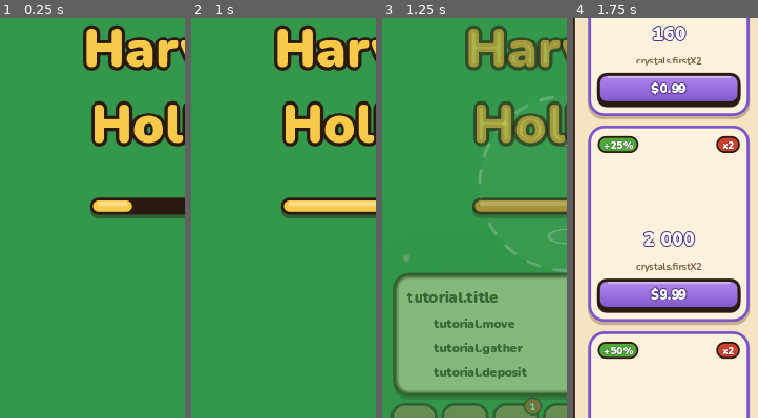
Above: before the commit, frames 1-4 (left to right).
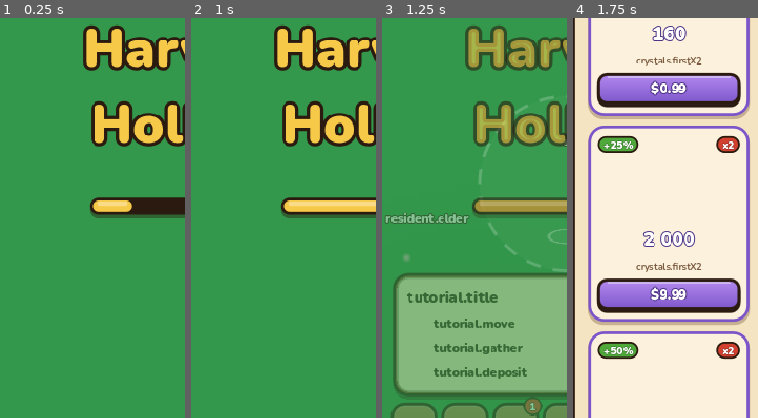
Above: after the commit, the same moments.

Repository: BaturinIgor/GameFarm
Game: Godot game, scene res://scenes/splash.tscn
The game is run twice, just before and just after one commit, with the same random seed, the same clock (stepped at 60 frames per second) and the same inputs.
Inputs (mouse positions are % of the whole screen's width and height, from its top left):
- Up to frame 1 (0.25 s): no input
- Up to frame 2 (1 s): tap Enter at 0.5 s; move the mouse to (72, 45) at 0.52 s; click (72, 45) at 0.67 s
- Up to frame 3 (1.25 s): no input
- Up to frame 4 (1.75 s): click (75, 3) at 1.27 s
The pictures show only the part of the screen within x 0-50%, y 44-94%; the shares and areas given below are measured in that part.

Frames 1-2 are identical in both runs. In frame 3, 1.0% of the frame differs, in the area x 1-48%, y 48-52%; in frame 4, nothing differs.

Commit message:
Ткацкая, ювелирная, академия с исследованиями, сюжет старейшины по планетам (без переводов)
Co-Authored-By: Claude Opus 5.5 <noreply@anthropic.com>
Claude-Session: https://claude.ai/code/session_01KB9UT2PnJvNq3jxcqRz319

Diff:
--- a/godot/scripts/core/game.gd
+++ b/godot/scripts/core/game.gd
@@ -42,11 +42,12 @@
 var residents := ResidentSystem.new()
 var raids := RaidSystem.new()
 var wild := WildSystem.new()
+var academy := AcademySystem.new()
 
 ## Все системы по порядку: для значений по умолчанию и событий.
 var systems: Array:
 	get: return [talents, workshop, animals, quests, house, garden, combat, dungeons, events, collection, legacy, premium, shop,
-		world_map, estate, daily, residents, raids, wild]
+		world_map, estate, daily, residents, raids, wild, academy]
 ## Где появиться после перехода через проход (id прохода).
 var arrival_gate := ""
 ## В доме: у какой станции появиться (exit, up, down); на лугу - у двери дома.
--- /dev/null
+++ b/godot/scripts/data/academy.gd
@@ -0,0 +1,44 @@
+class_name Academy
+## Академия (документ "Новая экономика"): исследования - бонусы усадьбы, изучаются по таймеру по одному.
+## Потолок уровня исследования - половина уровня академии (округлённая вверх), не больше 10.
+
+const IDS := ["build", "storage", "orders", "towers", "squads"]
+const MAX := 10
+## Значок и шаг бонуса за уровень (доля).
+const SPECS := {
+	"build": {"icon": "hammer", "step": -0.05},
+	"storage": {"icon": "chest", "step": 0.05},
+	"orders": {"icon": "coins", "step": 0.05},
+	"towers": {"icon": "sword", "step": 0.08},
+	"squads": {"icon": "compass", "step": -0.05},
+}
+
+
+static func name_of(id: String) -> String:
+	return L.t("academy." + id)
+
+
+static func icon(id: String) -> String:
+	return str(SPECS[id]["icon"])
+
+
+## Множитель бонуса на уровне n (время - меньше 1, остальное - больше 1).
+static func mult_at(id: String, n: int) -> float:
+	return 1.0 + float(SPECS[id]["step"]) * float(n)
+
+
+## Бонус в процентах для подписи: "-15%" или "+15%".
+static func percent(id: String, n: int) -> String:
+	var p := int(round(float(SPECS[id]["step"]) * float(n) * 100.0))
+	return ("+%d%%" if p >= 0 else "%d%%") % p
+
+
+## Цена уровня n: как стройка академии на несколько уровней выше.
+static func cost(n: int) -> Dictionary:
+	return Estate.build_cost("academy", n + 2)
+
+
+## Время изучения уровня n в секундах (не ускоряется собственным исследованием стройки).
+static func seconds(n: int) -> float:
+	var m := float(n + 2)
+	return (0.5 * pow(m, 3.0) + m) * 60.0 * 0.8
--- a/godot/scripts/data/estate.gd
+++ b/godot/scripts/data/estate.gd
@@ -4,7 +4,7 @@
 ## Здание работает не выше уровня (уровень героя / 3 + 1) - так после перерождения доход растёт заново.
 
 ## Порядок - как в окне усадьбы.
-const IDS := ["main", "storage", "barn", "board", "sawmill", "mill", "kiln", "smelter", "tower", "wall", "camp"]
+const IDS := ["main", "storage", "barn", "board", "sawmill", "mill", "kiln", "smelter", "loom", "academy", "jeweler", "tower", "wall", "camp"]
 
 ## hero - с какого уровня героя открывается, time/cost - множители времени и цены, max - потолок уровня,
 ## sprite - картинка из пака, recipes - что производит (первый рецепт - по умолчанию).
@@ -17,6 +17,10 @@
 	"mill": {"hero": 5, "time": 1.0, "cost": 1.0, "max": 20, "sprite": "windmill", "recipes": ["flour", "oil"]},
 	"kiln": {"hero": 6, "time": 1.0, "cost": 1.0, "max": 20, "sprite": "clay_pit", "recipes": ["brick", "lime"]},
 	"smelter": {"hero": 9, "time": 1.1, "cost": 1.1, "max": 20, "sprite": "anvil", "recipes": ["iron_bar", "gold_bar"]},
+	"loom": {"hero": 12, "time": 1.0, "cost": 1.1, "max": 20, "sprite": "stall", "recipes": ["cloth", "silk"]},
+	# Академия: исследования - бонусы усадьбы по таймеру (Academy)
+	"academy": {"hero": 15, "time": 1.2, "cost": 1.3, "max": 20, "sprite": "greenhouse"},
+	"jeweler": {"hero": 25, "time": 1.2, "cost": 1.3, "max": 20, "sprite": "stall_purple", "recipes": ["cut_gem", "jewel"]},
 	# Защита от набегов: свои рисунки (tools/make_defense_art.py)
 	"tower": {"hero": 10, "time": 1.0, "cost": 1.1, "max": 20, "sprite": "tower"},
 	"wall": {"hero": 10, "time": 0.9, "cost": 0.9, "max": 20, "sprite": "palisade"},
@@ -34,8 +38,12 @@
 	"gold_bar": [["gold", 3], ["coal", 1]],
 	"flour": [["wheat", 4]],
 	"oil": [["sunflower", 2]],
+	"cloth": [["wool", 3]],
+	"silk": [["cloud", 2], ["wool", 2]],
+	"cut_gem": [["diamond", 2]],
+	"jewel": [["gold_bar", 1], ["amber", 1]],
 }
-const GOODS := ["planks", "slats", "brick", "lime", "iron_bar", "gold_bar", "flour", "oil"]
+const GOODS := ["planks", "slats", "brick", "lime", "iron_bar", "gold_bar", "flour", "oil", "cloth", "silk", "cut_gem", "jewel"]
 const MARKUP := 1.25
 ## С какого уровня стройки нужны редкие материалы диких земель.
 const RARE_FROM := [["copper", 12], ["amber", 15], ["amethyst", 17], ["emerald", 19]]
@@ -99,7 +107,7 @@
 ## Время стройки уровня n в секундах.
 static func build_seconds(id: String, n: int) -> float:
 	var k := float(spec(id).get("time", 1.0))
-	return (0.5 * pow(float(n), 3.0) + float(n)) * 60.0 * k
+	return (0.5 * pow(float(n), 3.0) + float(n)) * 60.0 * k * Game.academy.mult("build")
 
 
 ## Ценность стройки уровня n (монеты + товары).
--- a/godot/scripts/data/res.gd
+++ b/godot/scripts/data/res.gd
@@ -11,7 +11,7 @@
 	"wheat", "tomato", "potato", "strawberry", "corn", "cabbage", "eggplant", "pumpkin", "sunflower", "chili", "grapes",
 	"slime", "bone", "tusk", "essence",
 	# Товары усадьбы (Estate.RECIPES): делаются в зданиях из сырья
-	"planks", "slats", "brick", "lime", "iron_bar", "gold_bar", "flour", "oil",
+	"planks", "slats", "brick", "lime", "iron_bar", "gold_bar", "flour", "oil", "cloth", "silk", "cut_gem", "jewel",
 	# Редкие материалы диких земель (Wild.RINGS)
 	"copper", "amber", "amethyst", "emerald",
 ]
@@ -30,7 +30,7 @@
 	"eggplant": "crop", "pumpkin": "crop", "sunflower": "crop", "chili": "crop", "grapes": "crop",
 	"slime": "loot", "bone": "loot", "tusk": "loot", "essence": "loot",
 	"planks": "goods", "slats": "goods", "brick": "goods", "lime": "goods", "iron_bar": "goods", "gold_bar": "goods",
-	"flour": "goods", "oil": "goods",
+	"flour": "goods", "oil": "goods", "cloth": "goods", "silk": "goods", "cut_gem": "goods", "jewel": "goods",
 }
 
 ## Базовая цена продажи в монетах.
--- a/godot/scripts/data/residents.gd
+++ b/godot/scripts/data/residents.gd
@@ -2,10 +2,12 @@
 ## Жители деревни (документ "Новая экономика", этап 3): переезжают с чётными уровнями главного дома,
 ## у каждого история из 5 глав - разговор и задание. Реплики - строки story.<житель>.<глава>.a/b/end.
 
-const IDS := ["smith", "miller", "weaver", "scholar", "tracker"]
+const IDS := ["elder", "smith", "miller", "weaver", "scholar", "tracker"]
 
 ## main - с какого уровня главного дома переезжает, icon - значок, sheet - лист персонажа из пака.
 const SPECS := {
+	# Старейшина живёт в деревне с самого начала и ведёт общий сюжет по планетам
+	"elder": {"main": 1, "icon": "star", "sheet": "shepherd"},
 	"smith": {"main": 2, "icon": "hammer", "sheet": "miner"},
 	"miller": {"main": 4, "icon": "seed_wheat", "sheet": "harvester"},
 	"weaver": {"main": 6, "icon": "wardrobe", "sheet": "cultivator"},
@@ -16,6 +18,18 @@
 ## Главы: level - уровень героя, task - что сделать, crystals - награда (монеты и опыт - от уровня главы).
 ## give - отдать со склада, kill - победить монстров после взятия задания, build - здание усадьбы до уровня.
 const CHAPTERS := {
+	# Сюжет по планетам: домашняя, Ember, Azure. visit - открыть проход в локацию
+	"elder": [
+		{"level": 4, "crystals": 10, "task": {"type": "visit", "loc": "hills"}},
+		{"level": 12, "crystals": 15, "task": {"type": "visit", "loc": "swamp"}},
+		{"level": 30, "crystals": 20, "task": {"type": "visit", "loc": "caves"}},
+		{"level": 45, "crystals": 25, "task": {"type": "visit", "loc": "ashPlains"}},
+		{"level": 47, "crystals": 25, "task": {"type": "visit", "loc": "amberWoods"}},
+		{"level": 49, "crystals": 30, "task": {"type": "visit", "loc": "fireCanyon"}},
+		{"level": 54, "crystals": 30, "task": {"type": "visit", "loc": "starMeadows"}},
+		{"level": 56, "crystals": 35, "task": {"type": "visit", "loc": "frostSpires"}},
+		{"level": 58, "crystals": 40, "task": {"type": "visit", "loc": "crystalReef"}},
+	],
 	"smith": [
 		{"level": 3, "crystals": 10, "task": {"type": "give", "items": [["wood", 40], ["stone", 30]]}},
 		{"level": 5, "crystals": 12, "task": {"type": "give", "items": [["coal", 20], ["stone", 20]]}},
@@ -103,4 +117,6 @@
 			return L.t("story.task.kill", [Monsters.name_of(task["kind"])])
 		"build":
 			return L.t("story.task.build", [Estate.name_of(task["id"]), int(task["n"])])
+		"visit":
+			return L.t("story.task.visit", [Locations.name_of(task["loc"])])
 	return ""
--- a/godot/scripts/debug/shot_driver.gd
+++ b/godot/scripts/debug/shot_driver.gd
@@ -6,7 +6,7 @@
 const ORIGIN := Vector2(195, 620)
 const WINDOWS := ["workshop", "talents", "animals", "quests", "level", "house", "kitchen", "garden", "trader", "hunt", "level:settings",
 	"dungeon", "trophies", "collection", "legacy", "wardrobe", "map", "events", "shop",
-	"shop:vip", "shop:crystals", "shop:market", "shop:free", "hunt:alchemy", "hunt:bestiary", "estate", "estate:orders", "quests:story", "wild"]
+	"shop:vip", "shop:crystals", "shop:market", "shop:free", "hunt:alchemy", "hunt:bestiary", "estate", "estate:orders", "quests:story", "wild", "estate:academy"]
 
 var dir := "/tmp/shots"
 var main: Node
@@ -74,7 +74,7 @@
 				var now := Time.get_unix_time_from_system()
 				var est: Dictionary = Game.save["estate"]
 				for b in [["main", 5], ["storage", 3], ["barn", 4], ["board", 2], ["sawmill", 3], ["mill", 1], ["kiln", 1],
-						["tower", 5], ["wall", 3], ["camp", 6]]:
+						["tower", 5], ["wall", 3], ["camp", 6], ["academy", 3], ["loom", 2]]:
 					est[b[0]]["level"] = b[1]
 				est["sawmill"]["since"] = now - 3.0 * 3600.0
 				est["mill"]["until"] = now + 25.0 * 60.0
@@ -85,6 +85,10 @@
 				res["smith"]["chapter"] = 1
 				res["smith"]["taken"] = true
 				res["miller"]["arrived"] = true
+				# Академия: склад изучен, идёт стройка
+				Game.save["academy"]["levels"]["storage"] = 1
+				Game.save["academy"]["active"] = "build"
+				Game.save["academy"]["until"] = Time.get_unix_time_from_system() + 600.0
 				# Дикие земли: три зверя, один отряд уже в походе
 				Game.save["animals"]["chicken"] = 3
 				Game.save["animals"]["cow"] = 2
--- /dev/null
+++ b/godot/scripts/systems/academy_system.gd
@@ -0,0 +1,106 @@
+class_name AcademySystem
+extends RefCounted
+## Исследования академии. В Game.save: academy = {levels: {id: n}, active: id, until}.
+## Бонусы: build - время стройки, storage - вместимость склада и амбара, orders - монеты заказов,
+## towers - урон башен, squads - время походов отрядов.
+
+
+func defaults(save: Dictionary) -> void:
+	var raw: Variant = save.get("academy", {})
+	var a: Dictionary = raw if raw is Dictionary else {}
+	var levels := {}
+	var src: Variant = a.get("levels", {})
+	for id in Academy.IDS:
+		levels[id] = clampi(int(src.get(id, 0)) if src is Dictionary else 0, 0, Academy.MAX)
+	var active := str(a.get("active", ""))
+	save["academy"] = {"levels": levels, "active": active if active in Academy.IDS else "",
+		"until": float(a.get("until", 0.0))}
+
+
+func _a() -> Dictionary:
+	return Game.save["academy"]
+
+
+static func _now() -> float:
+	return Time.get_unix_time_from_system()
+
+
+func level(id: String) -> int:
+	return int(_a()["levels"].get(id, 0))
+
+
+## Множитель бонуса сейчас (1 - нет бонуса).
+func mult(id: String) -> float:
+	if not Game.save.has("academy"):
+		return 1.0
+	return Academy.mult_at(id, level(id))
+
+
+func open() -> bool:
+	return Game.estate.level("academy") > 0
+
+
+## Потолок уровня исследования по уровню академии.
+func cap() -> int:
+	return mini(Academy.MAX, (Game.estate.level("academy") + 1) / 2)
+
+
+func active() -> String:
+	return str(_a()["active"])
+
+
+func left() -> float:
+	return maxf(0.0, float(_a()["until"]) - _now()) if active() != "" else 0.0
+
+
+## Почему нельзя начать: "" - можно.
+func block(id: String) -> String:
+	if not open():
+		return "academy.block.closed"
+	if active() != "":
+		return "academy.block.busy"
+	if level(id) >= Academy.MAX:
+		return "academy.block.max"
+	if level(id) >= cap():
+		return "academy.block.cap"
+	if not Game.can_afford(Academy.cost(level(id) + 1)):
+		return "academy.block.cost"
+	return ""
+
+
+func start(id: String) -> bool:
+	if block(id) != "":
+		return false
+	Game.pay(Academy.cost(level(id) + 1))
+	_a()["active"] = id
+	_a()["until"] = _now() + Academy.seconds(level(id) + 1)
+	Game.mark_dirty()
+	Game.save_now()
+	return true
+
+
+func speedup_cost() -> int:
+	return Estate.speedup_crystals(left())
+
+
+func speed_up() -> bool:
+	if active() == "" or not Game.shop.spend_crystals(speedup_cost()):
+		return false
+	_a()["until"] = _now()
+	tick()
+	return true
+
+
+## Исследование закончилось: уровень выше. Зовётся из тика усадьбы раз в секунду.
+func tick() -> void:
+	var id := active()
+	if id == "" or float(_a()["until"]) > _now():
+		return
+	_a()["levels"][id] = mini(Academy.MAX, level(id) + 1)
+	_a()["active"] = ""
+	_a()["until"] = 0.0
+	Game.show_toast("px:" + Academy.icon(id), L.t("academy.done", [Academy.name_of(id), level(id)]))
+	Sound.play("levelUp")
+	Game.recalc()
+	Game.mark_dirty()
+	Game.save_now()
--- a/godot/scripts/systems/estate_system.gd
+++ b/godot/scripts/systems/estate_system.gd
@@ -167,6 +167,7 @@
 			Game.mark_dirty()
 			Game.save_now()
 	_refill_orders()
+	Game.academy.tick()
 
 
 func speedup_cost(id: String) -> int:
@@ -219,7 +220,7 @@
 
 ## Вместимость хранилища ("storage" или "barn").
 func capacity(store: String) -> int:
-	return Estate.capacity(store, level(store))
+	return int(round(float(Estate.capacity(store, level(store))) * Game.academy.mult("storage")))
 
 
 ## Сколько лежит в хранилище всего.
@@ -414,7 +415,7 @@
 	var people: Array = Game.residents.arrived_list()
 	if not cart and not people.is_empty() and randf() < 0.5:
 		from = people[randi() % people.size()]
-	return {"id": "%d" % randi(), "items": items, "coins": int(round(total * pay)),
+	return {"id": "%d" % randi(), "items": items, "coins": int(round(total * pay * Game.academy.mult("orders"))),
 		"xp": maxi(3, int(total / 4.0)), "crystals": CART_CRYSTALS if cart else (1 if randf() < 0.08 else 0),
 		"cart": cart, "wait": 0.0, "from": from}
 
--- a/godot/scripts/systems/legacy_system.gd
+++ b/godot/scripts/systems/legacy_system.gd
@@ -13,7 +13,7 @@
 	"potions", "dungeonBest", "weapon",
 	# Новое: кристаллы и магазин, усадьба, бестиарий - остаются после перерождения
 	"crystals", "crystalFirst", "maxUntil", "maxDailyDay", "maxSkinMonth", "ownedSkins", "bundleUntil", "offersSeen",
-	"offerPopupDay", "dealDay", "adCrystalsDay", "adCrystals", "estate", "residents", "raid", "wild", "builder3", "speedAds", "killsBy", "bestiary",
+	"offerPopupDay", "dealDay", "adCrystalsDay", "adCrystals", "estate", "residents", "raid", "wild", "academy", "builder3", "speedAds", "killsBy", "bestiary",
 	"bossKills", "economy", "daily", "settings",
 ]
 
--- a/godot/scripts/systems/raid_system.gd
+++ b/godot/scripts/systems/raid_system.gd
@@ -88,7 +88,7 @@
 	var e := Game.estate
 	var main := e.level("main")
 	var t := e.working_level("tower") if e.level("tower") > 0 else 0
-	var dps := float(Raids.tower_count(t)) * Raids.tower_damage(t) / Raids.TOWER_RATE
+	var dps := float(Raids.tower_count(t)) * Raids.tower_damage(t) * Game.academy.mult("towers") / Raids.TOWER_RATE
 	var defense := dps * 40.0 / Raids.wall_slow(e.level("wall"))
 	var hp := 0.0
 	for kind in Raids.wave(main):
--- a/godot/scripts/systems/resident_system.gd
+++ b/godot/scripts/systems/resident_system.gd
@@ -73,6 +73,8 @@
 			return [clampi(n, 0, int(task["n"])), int(task["n"])]
 		"build":
 			return [mini(Game.estate.level(task["id"]), int(task["n"])), int(task["n"])]
+		"visit":
+			return [1 if Game.world_map.is_unlocked(task["loc"]) else 0, 1]
 		"give":
 			var have := 0
 			var need := 0
--- a/godot/scripts/systems/wild_system.gd
+++ b/godot/scripts/systems/wild_system.gd
@@ -93,7 +93,7 @@
 		if Game.animals.is_active(a):
 			Game.animals.toggle_active(a)
 	var loot := Wild.deposit_loot(int(sec["ring"]), float(sec["hours"]), stars)
-	squads().append({"sector": sector_id, "animals": animals.duplicate(), "until": _now() + float(sec["hours"]) * 3600.0,
+	squads().append({"sector": sector_id, "animals": animals.duplicate(), "until": _now() + float(sec["hours"]) * 3600.0 * Game.academy.mult("squads"),
 		"loot": loot})
 	_w()["done"][sector_id] = true
 	Game.emit_event("squad", {"sector": sector_id})
--- a/godot/scripts/ui/estate_panel.gd
+++ b/godot/scripts/ui/estate_panel.gd
@@ -33,6 +33,8 @@
 	var items := [["buildings", L.t("estate.tab.buildings"), e.ready_count(), "hammer"]]
 	if e.orders_open():
 		items.append(["orders", L.t("estate.tab.orders"), e.ready_orders(), "quest"])
+	if Game.academy.open():
+		items.append(["academy", L.t("estate.tab.academy"), 0, "book"])
 	top_bar.add_child(UiKit.tabs(items, tab, func(id: String) -> void:
 		tab = id
 		scroll_to_top()))
@@ -42,6 +44,8 @@
 	Game.estate.tick()
 	if tab == "orders" and Game.estate.orders_open():
 		_build_orders()
+	elif tab == "academy" and Game.academy.open():
+		_build_academy()
 	else:
 		_build_buildings()
 
@@ -175,6 +179,9 @@
 			var t := e.working_level(id)
 			return L.t("estate.tower.effect", [Raids.tower_count(lvl), Fmt.n(int(Raids.tower_damage(t))),
 				Raids.tower_count(lvl + 1)])
+		"academy":
+			return L.t("estate.academy.effect", [mini(Academy.MAX, (lvl + 1) / 2), mini(Academy.MAX, (lvl + 2) / 2)]) \
+				if lvl > 0 else Estate.info(id)
 		"camp":
 			return L.t("estate.camp.effect", [Wild.squads(lvl), Wild.squads(lvl + 1)]) if lvl > 0 else Estate.info(id)
 		"wall":
@@ -471,3 +478,65 @@
 	l.size_flags_horizontal = Control.SIZE_EXPAND_FILL
 	l.custom_minimum_size = Vector2(80, 0)
 	return l
+
+
+# MARK: Академия
+
+## Исследования: уровень, бонус сейчас и дальше, цена и время, кнопка "Изучить" или ход изучения.
+func _build_academy() -> void:
+	var a := Game.academy
+	var hint := UiKit.label(L.t("academy.hint", [a.cap()]), 13, UiKit.INK_SOFT)
+	hint.autowrap_mode = TextServer.AUTOWRAP_WORD_SMART
+	content.add_child(hint)
+	for id in Academy.IDS:
+		var c := card()
+		var top := HBoxContainer.new()
+		top.add_theme_constant_override("separation", 10)
+		c.add_child(top)
+		var ic := UiKit.icon(Academy.icon(id), 32)
+		ic.size_flags_vertical = Control.SIZE_SHRINK_CENTER
+		top.add_child(ic)
+		var col := VBoxContainer.new()
+		col.size_flags_horizontal = Control.SIZE_EXPAND_FILL
+		col.add_theme_constant_override("separation", 2)
+		top.add_child(col)
+		var n := a.level(id)
+		col.add_child(UiKit.label(Academy.name_of(id), 15))
+		var info := UiKit.label(L.t("academy.%s.info" % id), 12, UiKit.INK_SOFT)
+		info.autowrap_mode = TextServer.AUTOWRAP_WORD_SMART
+		col.add_child(info)
+		top.add_child(HousePanel.level_tag(n, true))
+		c.add_child(UiKit.label(L.t("academy.effect", [Academy.percent(id, n), Academy.percent(id, mini(Academy.MAX, n + 1))]),
+			13))
+		if a.active() == id:
+			var row := HBoxContainer.new()
+			row.add_theme_constant_override("separation", 8)
+			c.add_child(row)
+			var left := func() -> String: return L.t("academy.studying", [House.countdown(Game.academy.left())])
+			var live := CombatCards.LiveLabel.new(left, 13, UiKit.INK)
+			live.size_flags_horizontal = Control.SIZE_EXPAND_FILL
+			live.size_flags_vertical = Control.SIZE_SHRINK_CENTER
+			row.add_child(live)
+			var fast := MapPanel.icon_button([["i", "gem"], ["t", str(a.speedup_cost())]], "purple", 13)
+			fast.pressed.connect(func() -> void:
+				if not Game.academy.speed_up():
+					Game.show_toast("px:gem", L.t("crystals.notEnough", [Fmt.n(Game.academy.speedup_cost() - Game.shop.crystals())])))
+			row.add_child(fast)
+			continue
+		if n >= Academy.MAX:
+			continue
+		var cost_row := HBoxContainer.new()
+		cost_row.add_theme_constant_override("separation", 8)
+		c.add_child(cost_row)
+		var cv := UiKit.cost_view(Academy.cost(n + 1), 12)
+		cv.size_flags_horizontal = Control.SIZE_EXPAND_FILL
+		cost_row.add_child(cv)
+		cost_row.add_child(UiKit.label(EventsPanel.long_countdown(Academy.seconds(n + 1)), 12, UiKit.INK_SOFT))
+		var why := a.block(id)
+		if why == "academy.block.cap" or why == "academy.block.busy":
+			c.add_child(UiKit.label(L.t(why), 12, UiKit.INK_SOFT))
+		var b := UiKit.button(L.t("academy.study"), "green", 14)
+		b.disabled = why != ""
+		var rid: String = id
+		b.pressed.connect(func() -> void: Game.academy.start(rid))
+		c.add_child(b)
--- a/godot/scripts/world/features/raid_feature.gd
+++ b/godot/scripts/world/features/raid_feature.gd
@@ -175,7 +175,7 @@
 				rs.note_stolen()
 	# Башни стреляют
 	var t_lvl := e.working_level("tower") if e.level("tower") > 0 else 0
-	var dmg := Raids.tower_damage(t_lvl)
+	var dmg := Raids.tower_damage(t_lvl) * Game.academy.mult("towers")
 	var rng := Raids.tower_range(t_lvl)
 	for t in _towers:
 		if is_instance_valid(t):
--- a/godot/scripts/world/features/residents_feature.gd
+++ b/godot/scripts/world/features/residents_feature.gd
@@ -5,7 +5,8 @@
 
 const NEAR_DISTANCE := 80.0
 ## Желаемые места относительно дома, по порядку переезда.
-const OFFSETS := [Vector2(-150, 140), Vector2(150, 150), Vector2(-260, 230), Vector2(260, 240), Vector2(0, 250)]
+const OFFSETS := [Vector2(-150, 140), Vector2(150, 150), Vector2(-260, 230), Vector2(260, 240), Vector2(0, 250),
+	Vector2(330, 120)]
 
 var _nodes: Dictionary = {}
 var _count := -1
Binary file added: godot/assets/art/ic_cloth.png
Binary file added: godot/assets/art/ic_cut_gem.png
Binary file added: godot/assets/art/ic_jewel.png
Binary file added: godot/assets/art/ic_silk.png
